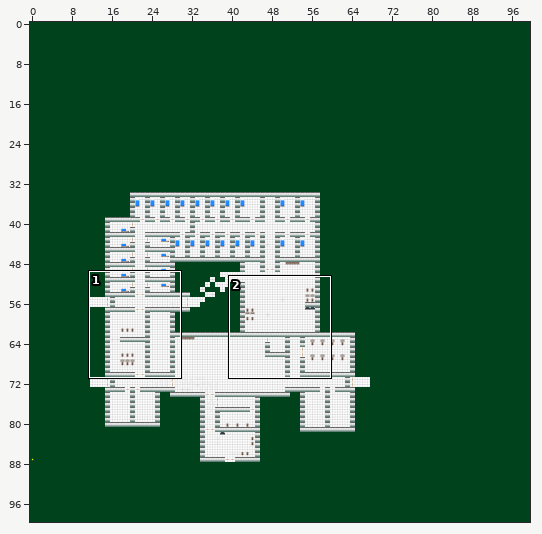
Two states of a Tiled map, ALPHA TEX/world4beta2.tmx. Above, an overview of the earlier version with the close-up marked.
Close-up. Earlier state:
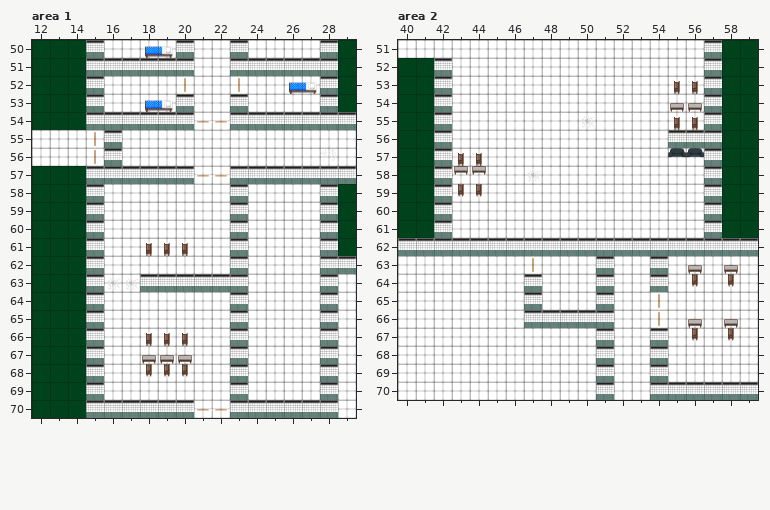
Cells are 64x64 px. Shown: area 1 x 12..29, y 50..70; area 2 x 40..59, y 51..70. The commit also changed other parts of the map, which this record leaves out.
And afterwards:
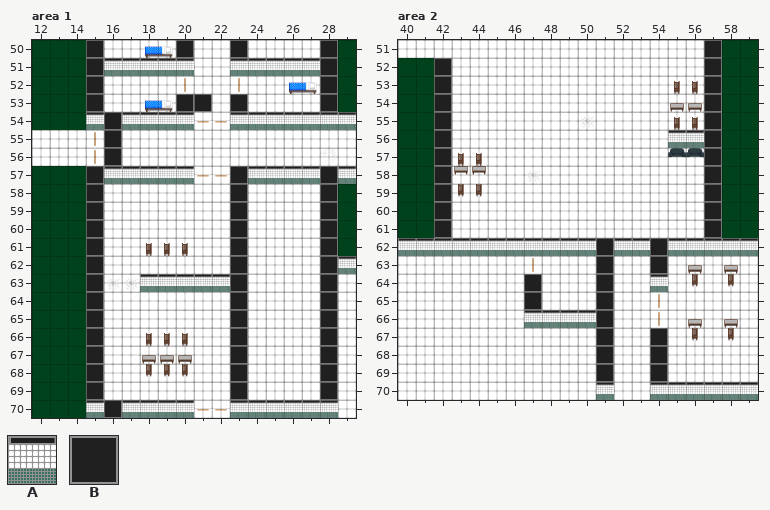
Key: from "floor_wall_sheet": A 5, B 6.
_ is an empty cell, . an unchanged one.
The exact change:
--- layer "väggar", area 1
@@ x 15..28 @@
-50 A....A..A....A
-51 A............A
-52 A............A
-53 A....A_.A....A
-54 .A............
-55 ._............
-56 ._............
-57 A.......A....A
-58 A.......A....A
-59 A.......A....A
-60 A.......A....A
-61 A.......A....A
-62 A.......A....A
-63 A.......A....A
-64 A.......A....A
-65 A.......A....A
-66 A.......A....A
-67 A.......A....A
-68 A.......A....A
-69 A.......A....A
-70 .A............
+50 B....B..B....B
+51 B............B
+52 B............B
+53 B....BB.B....B
+54 .B............
+55 .B............
+56 .B............
+57 B.......B....B
+58 B.......B....B
+59 B.......B....B
+60 B.......B....B
+61 B.......B....B
+62 B.......B....B
+63 B.......B....B
+64 B.......B....B
+65 B.......B....B
+66 B.......B....B
+67 B.......B....B
+68 B.......B....B
+69 B.......B....B
+70 .B............
--- layer "väggar", area 2
@@ x 42..57 @@
-51 ...............A
-52 A..............A
-53 A..............A
-54 A..............A
-55 A..............A
-56 A..............A
-57 A..............A
-58 A..............A
-59 A..............A
-60 A..............A
-61 A..............A
-62 .........A..A...
-63 .........A..A...
-64 .....A...A......
-65 .....A...A......
-66 .........A......
-67 .........A..A...
-68 .........A..A...
-69 .........A..A...
+51 ...............B
+52 B..............B
+53 B..............B
+54 B..............B
+55 B..............B
+56 B..............B
+57 B..............B
+58 B..............B
+59 B..............B
+60 B..............B
+61 B..............B
+62 .........B..B...
+63 .........B..B...
+64 .....B...B......
+65 .....B...B......
+66 .........B......
+67 .........B..B...
+68 .........B..B...
+69 .........B..B...
